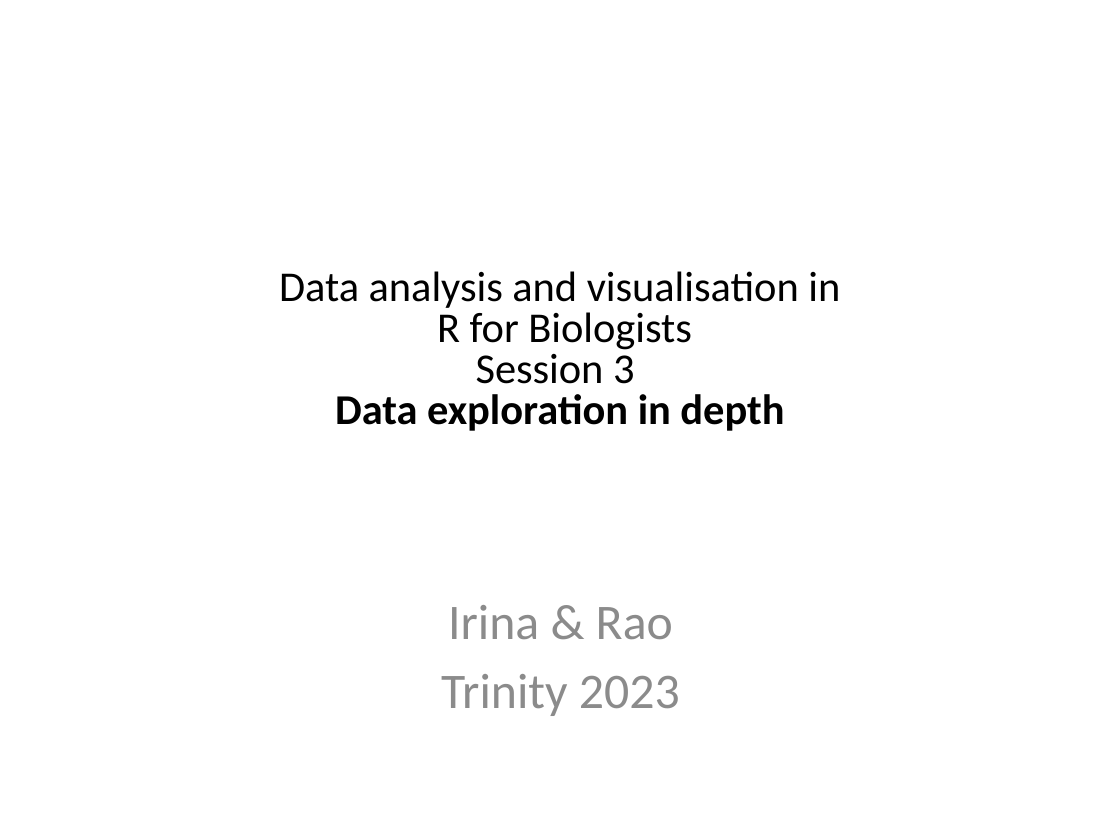
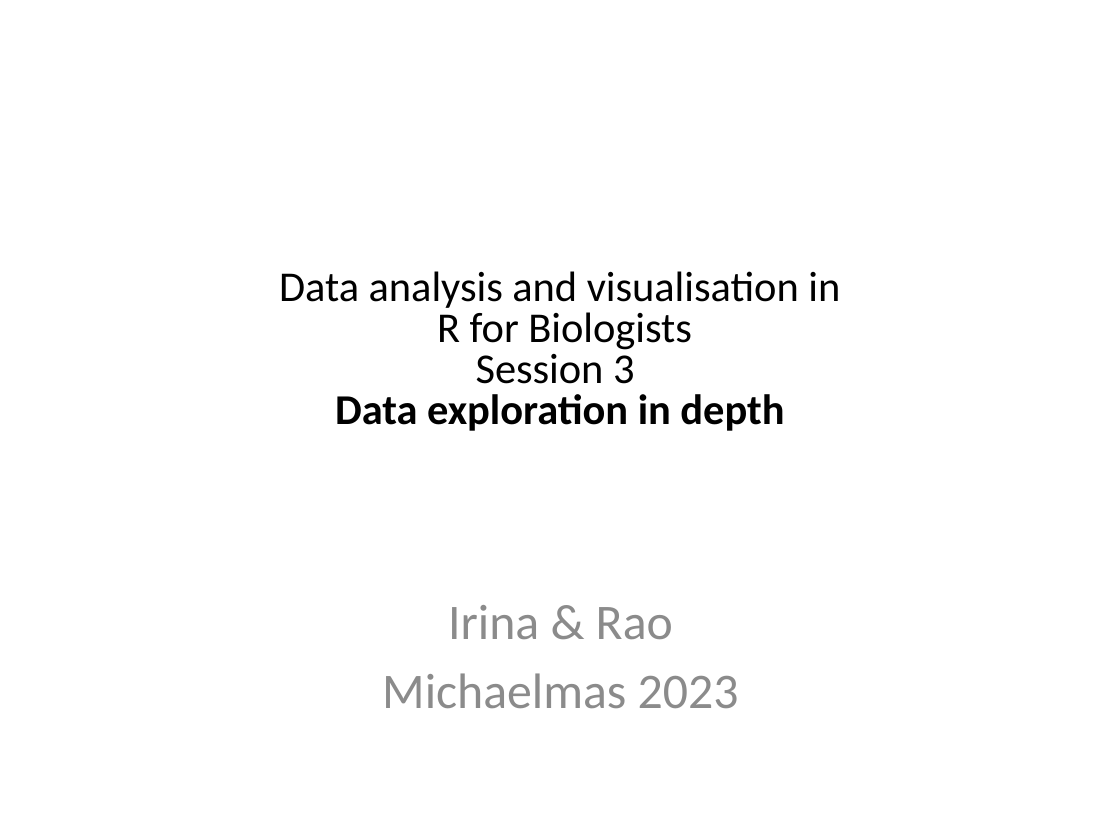
Before and after one commit to sraorao/data_analysis_visualisation_R_MT2023, a slide deck: slide 1 of powerpoint files/Session3.pptx. Drawn at 1120x840 pixels with LibreOffice and Linux fonts; fonts in the diff are those of the drawing. Boxes give left, top, right and bottom in pixels: in the first picture for what was removed or moved away, otherwise in the second. Text is boxed around its words. In the diff, an @@ line names an element or a change of style, - is before the commit and + after.

```diff
--- a/powerpoint files/Session3.pptx
+++ b/powerpoint files/Session3.pptx
@@ text at (382,673,739,708): text changed @@
-Trinity 2023
+Michaelmas 2023
```
Also in this commit, not shown: 10 other files.
